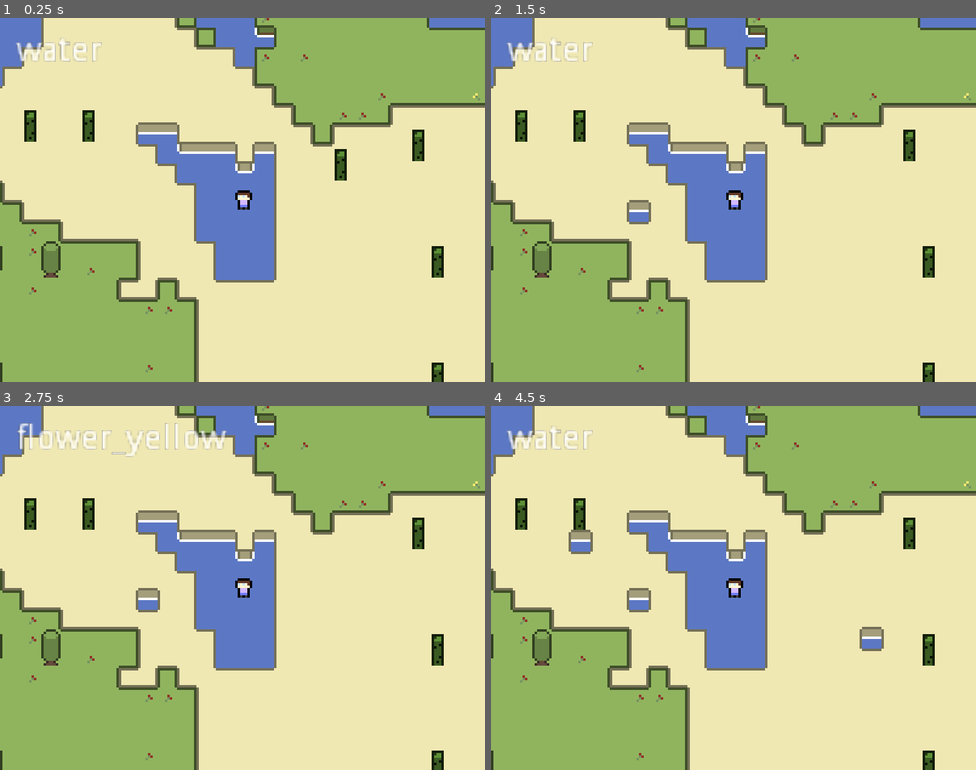
Above: before the commit, frames 1-4 (two rows, left to right).
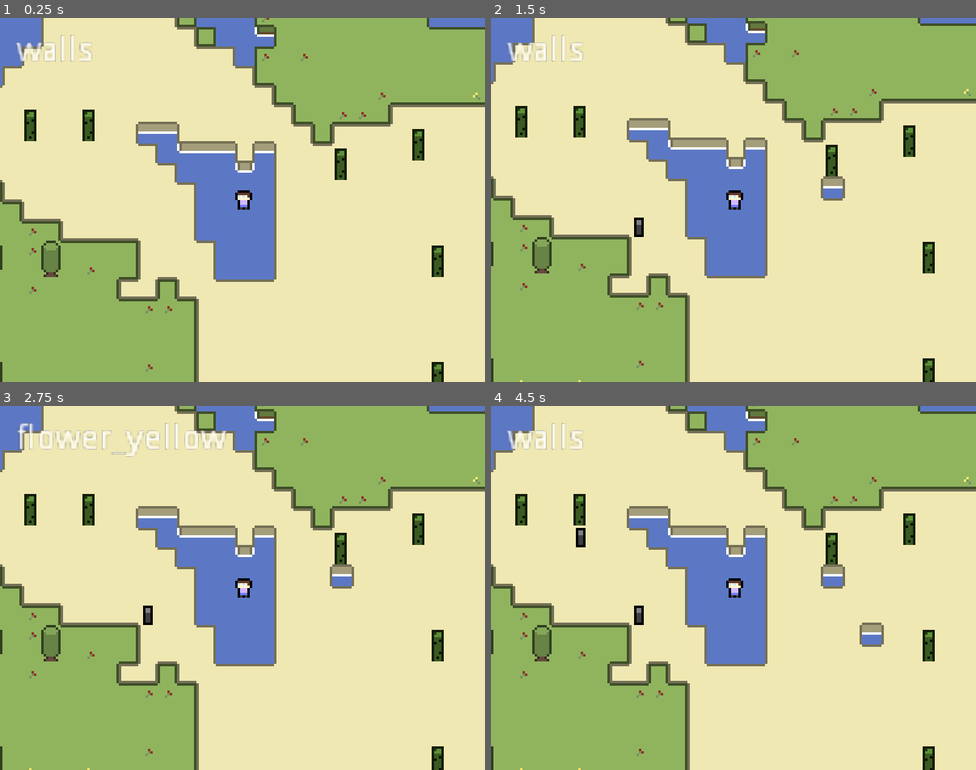
Above: after the commit, the same moments.

Repository: chiyeon/8craft
Game: Godot game, scene res://World.tscn
The game is run twice, just before and just after one commit, with the same random seed, the same clock (stepped at 60 frames per second) and the same inputs. The engine's default icon, where the game draws it, is replaced by a stand-in: a white triangle on a blue panel in a dark square.
Inputs (mouse positions are in pixels of both pictures, inside the frame that each line leads up to):
- Up to frame 1 (0.25 s): no input
- Up to frame 2 (1.5 s): tap Enter at 0.5 s; move the mouse to (840, 181) at 0.52 s; hold D (move_right) 0.53-1.28 s; click (840, 181) at 0.6 s; tap Space at 1.25 s; move the mouse to (636, 218) at 1.27 s; hold S (move_backward) from 1.28 s (still down); right-click (636, 218) at 1.35 s
- Up to frame 3 (2.75 s): tap Enter at 2 s; move the mouse to (291, 507) at 2.02 s; release S (move_backward) at 2.03 s; hold D (move_right) from 2.03 s (still down); tap Mouse wheel down (scroll_down) at 2.1 s
- Up to frame 4 (4.5 s): tap Space at 2.75, 4.25 s; move the mouse to (709, 660) at 2.77 s; release D (move_right) at 2.78 s; hold W (move_forward) 2.78-3.53 s; tap Mouse wheel up (scroll_up) at 2.85 s; tap Enter at 3.5 s; move the mouse to (879, 642) at 3.52 s; hold A (move_left) from 3.53 s (still down); click (879, 642) at 3.6 s; move the mouse to (588, 533) at 4.27 s; right-click (588, 533) at 4.35 s

The runs differ from the first frame. In frame 1, 1.4% of the frame differs, in the area x 0-100%, y 0-99%; in frame 2, 7.3%; in frame 3, 7.0%; in frame 4, 7.8%, in the area x 0-100%, y 0-100%.

Commit message:
optimized auto tiling

Diff:
--- a/8craft/Player.gd
+++ b/8craft/Player.gd
@@ -7,6 +7,7 @@
 
 # --- Inventory ---
 var tiles = [
+	"walls",
 	"water",
 	"grass",
 	"dirt",
--- a/8craft/scenes/tiles/TileInstance.gd
+++ b/8craft/scenes/tiles/TileInstance.gd
@@ -1,6 +1,8 @@
 extends StaticBody2D
 
 class_name TileInstance
+
+const tileSize = 8;
 
 var tile;
 
@@ -22,72 +24,44 @@
 	if(get_node("BottomSide")):
 		get_node("BottomSide").visible = _visible;
 
+"""
+Changes sprite to proper variant based on supplied object
+of true/false connections in 4 directions.
+"""
 func Update(connections):
-	if(tile.DoesTile()):
-		var rectPos = Vector2(8, 8);
+	if not tile.DoesTile():
+		return;
+
+	# basic autotiling (requires 4x4 tileset, 3x3 block, 1x3 and 3x1 longs, and 1x1 short)
+	var rectPos = Vector2(tileSize, tileSize);
+	var bottomRectPos = Vector2(tileSize, tileSize * 4);
+
+	if(tile.AdvancedConnections()):
+		var numTrue = 0;
+		for c in connections.keys():
+			numTrue += 1 if connections[c] else 0;
+		if(numTrue >= 3):
+			rectPos.x = tileSize * 5;
+
+	if (connections["up"] != connections["down"]):
 		if(connections["up"]):
-			rectPos.y += 8;
-		if(connections["down"]):
-			rectPos.y -= 8;
+			rectPos.y += tileSize;
+		else:
+			rectPos.y -= tileSize;
+	elif(connections["up"] == false and connections["down"] == false):
+		rectPos.y = tileSize * 3;
 
+	if (connections["left"] != connections["right"]):
 		if(connections["right"]):
-			rectPos.x -= 8;
-		if(connections["left"]):
-			rectPos.x += 8;
+			rectPos.x -= tileSize;
+			bottomRectPos.x -= tileSize;
+		else:
+			rectPos.x += tileSize;
+			bottomRectPos.x += tileSize;
+	elif(connections["left"] == false and connections["right"] == false):
+		rectPos.x = tileSize * 3;
+		bottomRectPos.x = tileSize * 3;
 
-		if(connections["right"] == false and connections["left"] == false):
-			rectPos.x = 24;
-			if(connections["up"] and connections["down"]):
-				rectPos.y = 8;
-			else:
-				if(connections["down"]):
-					rectPos.y = 0;
-				elif(connections["up"]):
-					rectPos.y = 16;
-
-		if(connections["up"] == false and connections["down"] == false):
-			rectPos.y = 24
-
-			if(connections["right"] and connections["left"]):
-				rectPos.x = 8;
-			else:
-				if(connections["right"]):
-					rectPos.x = 0;
-				elif(connections["left"]):
-					rectPos.x = 16;
-
-		if(connections["up"] == false and connections["down"] == false and connections["left"] == false and connections["right"] == false):
-			rectPos = Vector2(24, 24);
-
-		var bottomRectPos = Vector2(8, 32);
-
-		if !(connections["right"] and connections["left"]):
-			if(connections["right"] == false and connections["left"] == false):
-				bottomRectPos.x = 24;
-			elif(connections["left"] == false):
-				bottomRectPos.x = 0;
-			else:
-				bottomRectPos.x = 16;
-			#if(connections.x == 0 and connections.y == -1):
-			#	rectPos.x = 24;
-
-		if(tile.AdvancedConnections()):
-			if(connections["up"] and connections["down"] and connections["left"] and connections["right"]):
-				rectPos.x = 40;
-				rectPos.y = 8;
-			elif(connections["right"] and connections["left"] and connections["down"]):
-				rectPos.x = 40;
-				rectPos.y = 0;
-			elif(connections["right"] and connections["left"] and connections["up"]):
-				rectPos.x = 40;
-				rectPos.y = 16;
-			elif(connections["up"] and connections["down"] and connections["right"]):
-				rectPos.x = 32;
-				rectPos.y = 8;
-			elif(connections["up"] and connections["down"] and connections["left"]):
-				rectPos.x = 48;
-				rectPos.y = 8;
-
-		get_node("Sprite").region_rect.position = rectPos;
-		if(get_node("BottomSide")):
-			get_node("BottomSide").region_rect.position = bottomRectPos;
+	get_node("Sprite").region_rect.position = rectPos;
+	if(get_node("BottomSide")):
+		get_node("BottomSide").region_rect.position = bottomRectPos;
--- a/8craft/scenes/tiles/TileInstance.tscn
+++ b/8craft/scenes/tiles/TileInstance.tscn
@@ -1,11 +1,11 @@
 [gd_scene load_steps=5 format=2]
 
 [ext_resource path="res://scenes/tiles/TileInstance.gd" type="Script" id=1]
-[ext_resource path="res://icon.png" type="Texture" id=2]
+[ext_resource path="res://res/tiles/dirt.png" type="Texture" id=2]
 [ext_resource path="res://res/tiles/sand.png" type="Texture" id=3]
 
 [sub_resource type="RectangleShape2D" id=1]
-extents = Vector2( 5, 5 )
+extents = Vector2( 4, 4 )
 
 [node name="TileInstance" type="StaticBody2D"]
 script = ExtResource( 1 )
